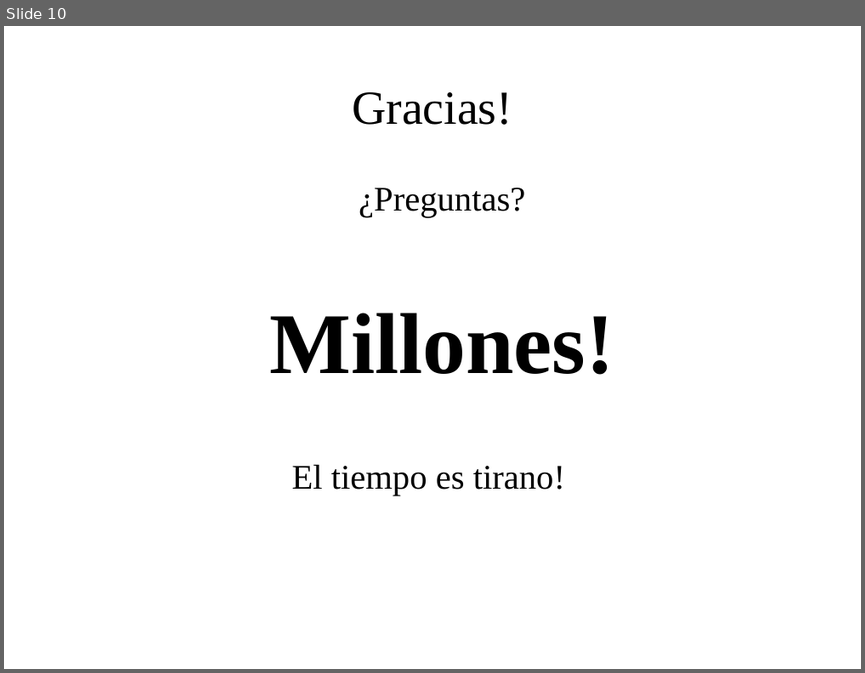
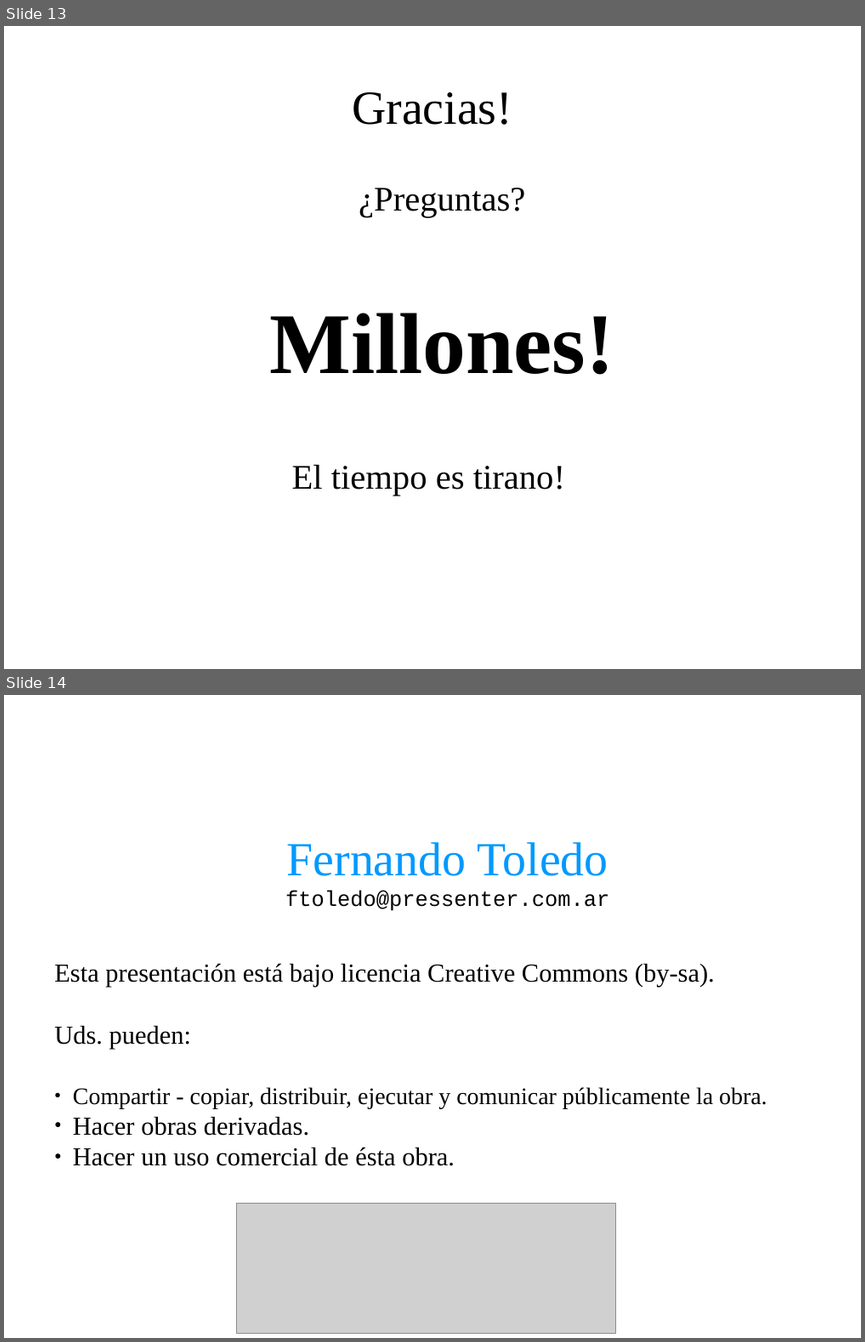
Before and after one commit to HuayraLinux/charlas, a slide deck: talleres/empaquetado/empaquetando.odp. Shown one above the other, each under a label of ours: slide 10 before the commit, slides 13 and 14 after it. The pictures are 865x673 and 865x1342 pixels, drawn with LibreOffice and Linux fonts; fonts in the diff are those of the drawing; grey boxes stand for pictures; background and template pictures are left out. Boxes give left, top, right and bottom in pixels: in the first picture for what was removed or moved away, otherwise in the second. Text is boxed around its words. In the diff, an @@ line names an element or a change of style, - is before the commit and + after.

```diff
--- a/talleres/empaquetado/empaquetando.odp
+++ b/talleres/empaquetado/empaquetando.odp
@@ slide 14 added at box(4, 695, 861, 1338), background picture (left out) @@
@@ text added at box(285, 842, 609, 911), 20 pt, text #000000 @@
+Fernando Toledo
+ftoledo@pressenter.com.ar
@@ text added at box(54, 963, 767, 1166), 24 pt, text #000000 @@
+Esta presentación está bajo licencia Creative Commons (by-sa).
+Uds. pueden:
+● Compartir - copiar, distribuir, ejecutar y comunicar públicamente la obra.
+● Hacer obras derivadas.
+● Hacer un uso comercial de ésta obra.
@@ picture added at box(236, 1203, 616, 1333) @@
@@ what was slide 10 is now slide 13 @@
```
Also in this commit, not shown: 5 slides changed, 3 other slides added, 1 slide removed, 1 other file.
